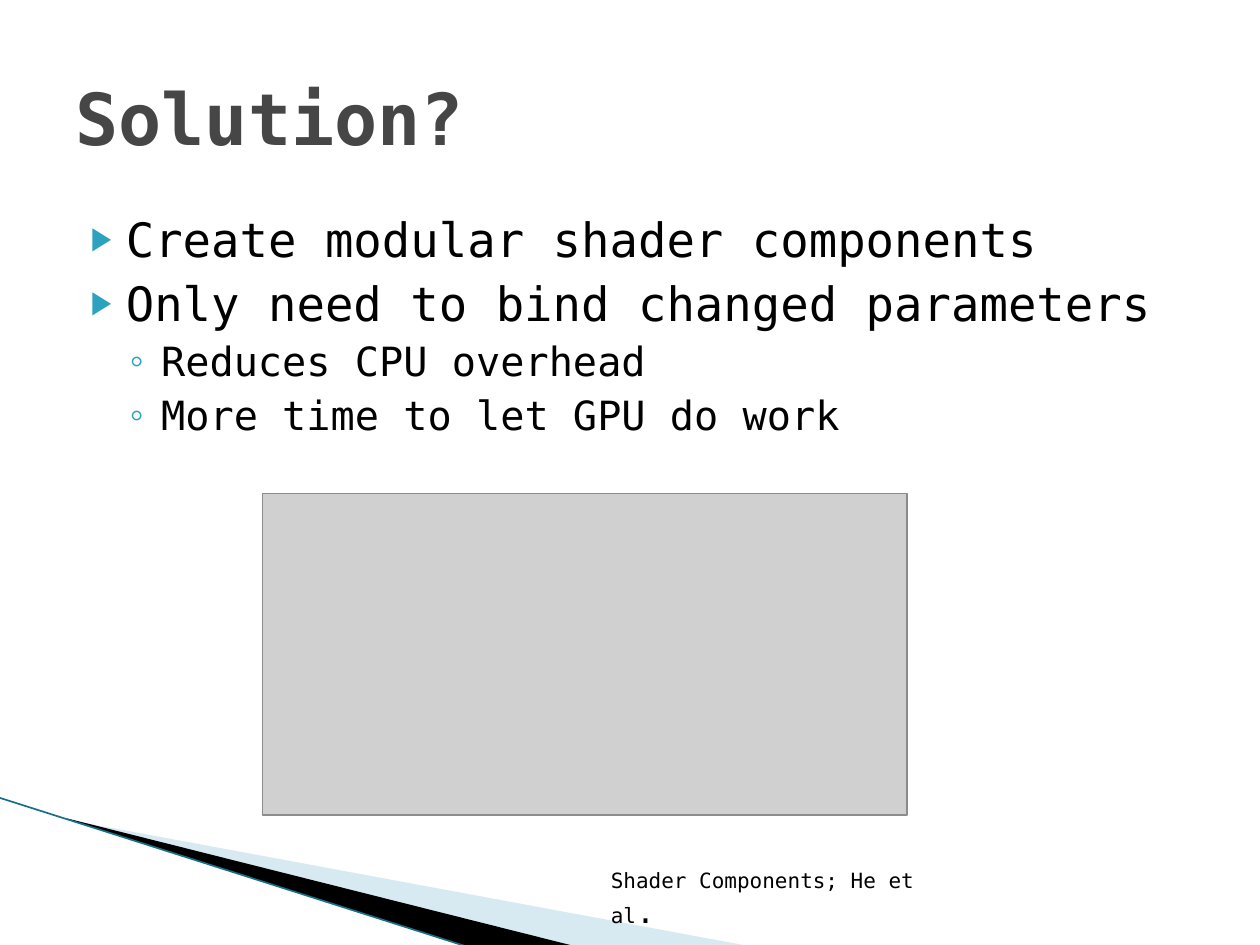
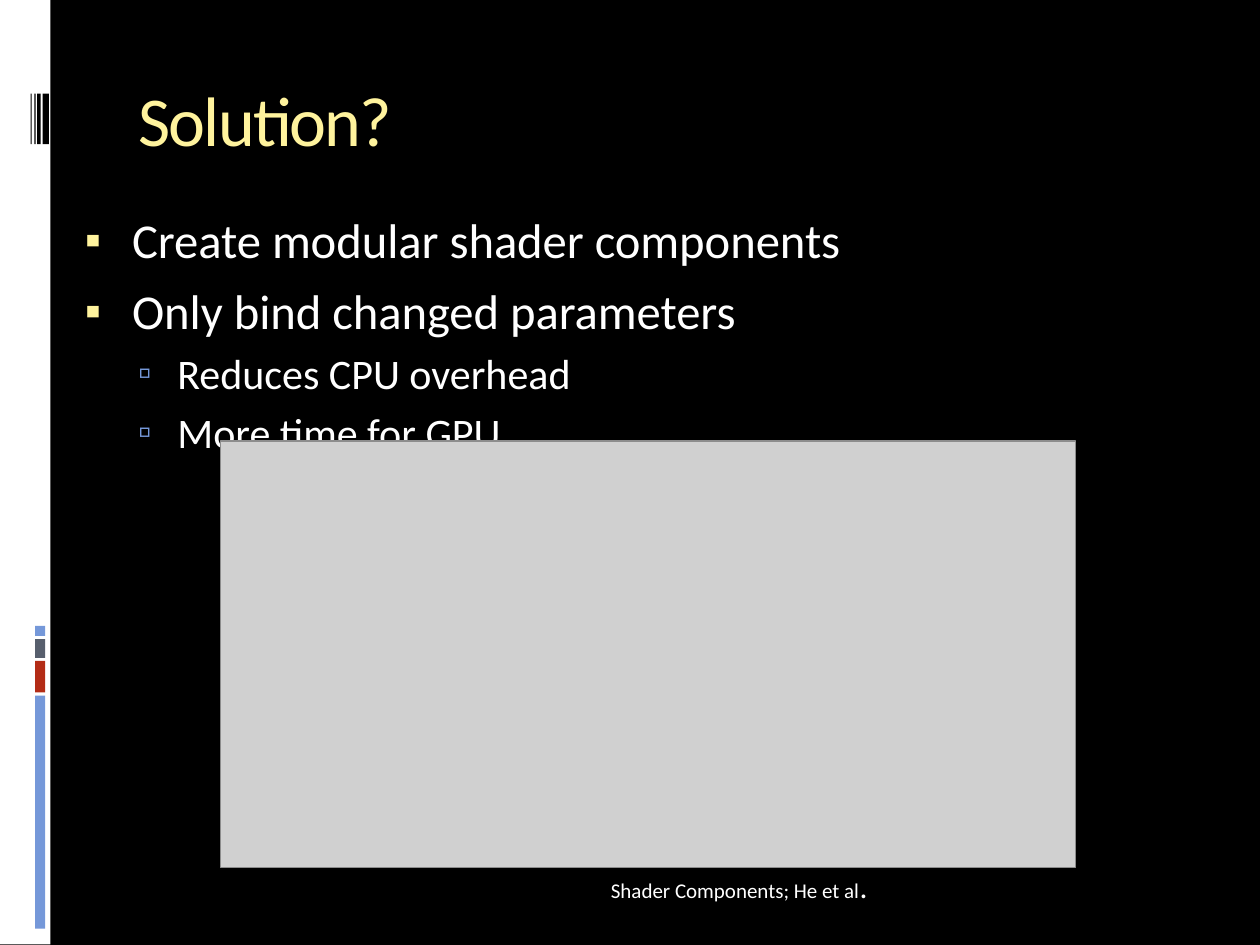
Before and after one commit to stanman8264/cg2f2017cs, a slide deck: slide 21 of CG2F2017CS_Presentation.pptx (slide 17 before the commit). Drawn at 1260x945 pixels with LibreOffice and Linux fonts; fonts in the diff are those of the drawing; grey boxes stand for pictures; background and template pictures are left out. Boxes give left, top, right and bottom in pixels: in the first picture for what was removed or moved away, otherwise in the second. Text is boxed around its words. In the diff, an @@ line names an element or a change of style, - is before the commit and + after.

```diff
--- a/CG2F2017CS_Presentation.pptx
+++ b/CG2F2017CS_Presentation.pptx
@@ background #FFFFFF to #000000 @@
@@ rectangle added at [0,0,50,945], fill #FFFFFF @@
@@ title "Solution?": place and size @@
-title "Solution?" at [75,87,464,146]
+title "Solution?" at [138,97,391,147]
@@ title "Solution?" at [138,97,391,147]: size 41 to 40 pt, font DejaVu Sans Mono to Calibri, text colour #464646 to #FFF39D, letter spacing 0 to -1 pt, bold off; vertical alignment middle to top @@
@@ rectangle added at [30,93,32,144], fill #000000 @@
@@ rectangle added at [34,93,35,144], fill #000000 @@
@@ rectangle added at [37,93,40,144], fill #000000 @@
@@ rectangle added at [43,93,49,144], fill #000000 @@
@@ text at [132,224,840,390]: size 27 to 27.8 pt in "Create modular shader components"; font DejaVu Sans Mono to Calibri, text colour #000000 to #FFFFFF in "Create modular shader components", "Reduces CPU overhead"; size 23 to 24.1 pt in "Reduces CPU overhead"; bullet ▶ to ▪; more space between paragraphs; bullet colour #2DA2BF to #FFF39D; bullet ◦ to ▫; bullet colour #2DA2BF to #7598D9 @@
@@ text at [132,295,735,338]: text changed; size 27 to 27.8 pt; font DejaVu Sans Mono to Calibri; text colour #000000 to #FFFFFF @@
-▶ Only need to bind changed parameters
+▪ Only bind changed parameters
@@ text at [177,414,501,459]: text changed; size 23 to 24.1 pt; font DejaVu Sans Mono to Calibri; text colour #000000 to #FFFFFF @@
-  ◦ More time to let GPU do work
+  ▫ More time for GPU
@@ picture: place and size @@
-picture at [262,494,906,815]
+picture at [220,441,1075,868]
@@ rectangle added at [35,626,45,636], fill #7598D9 @@
@@ rectangle added at [35,639,45,658], fill #575F6D @@
@@ rectangle added at [35,662,45,693], fill #B32C16 @@
@@ rectangle added at [35,696,45,929], fill #7598D9 @@
@@ line removed from (0, 798) to (467, 945) @@
@@ freeform shape removed at [67,818,576,945] @@
@@ freeform shape removed at [69,819,750,945] @@
@@ text "Shader Components; He et al." at [611,883,859,902]: font DejaVu Sans Mono to Calibri, text colour #000000 to #FFFFFF @@
```
Also in this commit, not shown: 22 other slides changed, 5 slides added.
